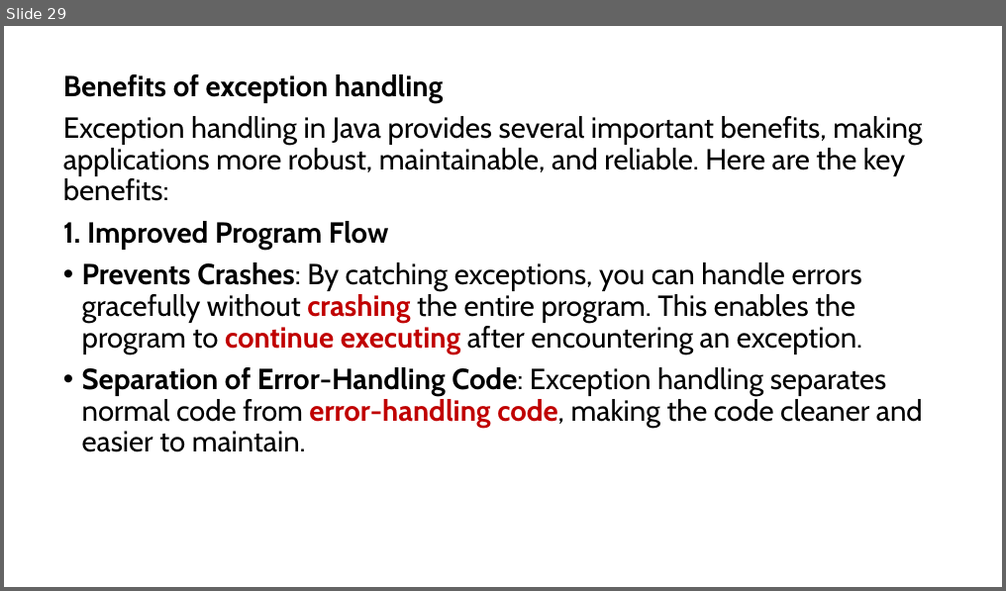
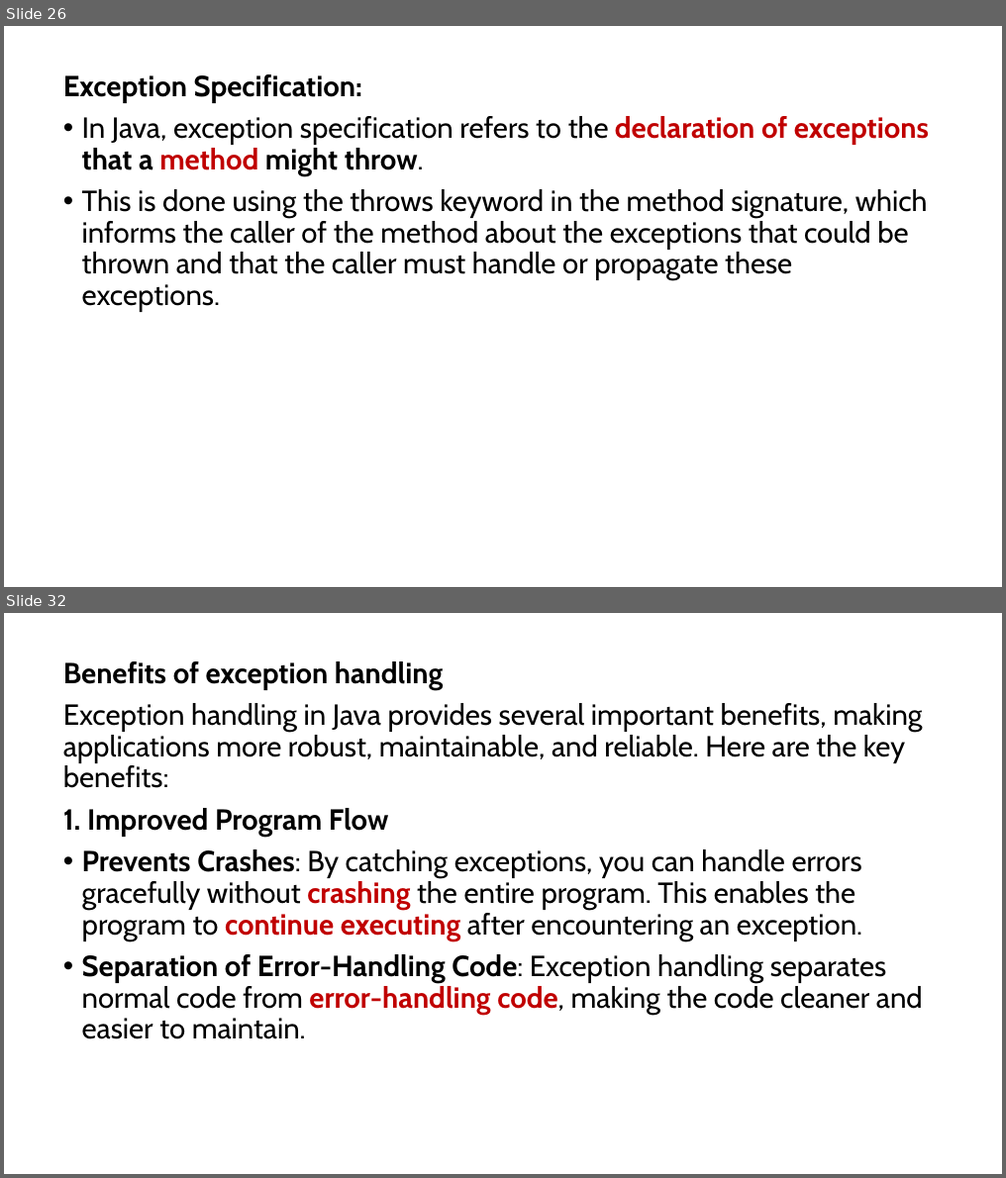
Before and after one commit to PRAMOD-VISHNU-NAIK/MCA-2nd-Sem-Shridevi-College, a slide deck: Theory Class-Notes/Complete Syllabus and Notes/Module-4 Exception Handling.pptx. Shown one above the other, each under a label of ours: slide 29 before the commit, slides 26 and 32 after it; the slides between them are not shown. The pictures are 1006x591 and 1006x1178 pixels, drawn with LibreOffice and Linux fonts; fonts in the diff are those of the drawing. Boxes give left, top, right and bottom in pixels: in the first picture for what was removed or moved away, otherwise in the second. Text is boxed around its words. In the diff, an @@ line names an element or a change of style, - is before the commit and + after.

```diff
--- a/Theory Class-Notes/Complete Syllabus and Notes/Module-4 Exception Handling.pptx
+++ b/Theory Class-Notes/Complete Syllabus and Notes/Module-4 Exception Handling.pptx
@@ slide 26 added at [4, 26, 1002, 587], background #FFFFFF @@
@@ text added at [63, 75, 929, 312], 28 pt, text #000000 @@
+Exception Specification:
+• In Java, exception specification refers to the declaration of exceptions that a method might throw.
+• This is done using the throws keyword in the method signature, which informs the caller of the method about the exceptions that could be thrown and that the caller must handle or propagate these exceptions.
@@ what was slide 29 is now slide 32 @@
```
Also in this commit, not shown: 2 slides changed, 6 other slides added, 4 slides removed, 2 other files.
